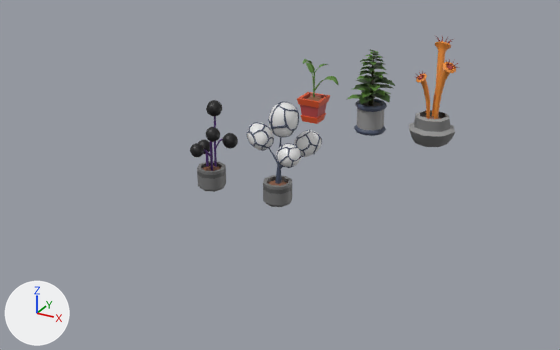
What one commit did to the FBX model Assets/Art/Models/Furniture/Flora/PottedPlants/PottedPlants.fbx.
Before and after are seen from a camera (50 mm lens) standing at (4.32, -8.81, 4.29) and looking at (-0.08, -0.81, 0.29). Lighting does not change. The marker at lower left points along +X, +Y and +Z. Where no turn or scale is listed for an object, it has been applied to the vertices.

In view in the first picture: 'Plant0', 'Plant7', 'Plant9', 'PlantExotic1', 'PlantSapling'.
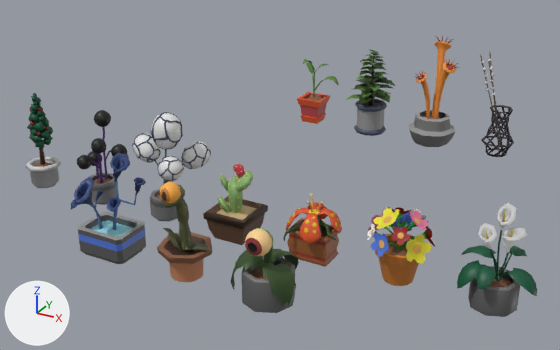
Boxes (x1, y1, x2, y2) around the edits, measured in the pictures (560 x 350 px):
'Plant9', moved: before (246, 102, 322, 207); after (132, 112, 211, 221)
'Plant31', added: after (457, 202, 537, 317)
'Plant19', added: after (71, 153, 146, 264)
'Plant36B', added: after (231, 228, 299, 313)
'Plant15', added: after (367, 207, 435, 286)
'Plant7', moved: before (190, 100, 238, 192); after (77, 110, 127, 205)
'Plant36', added: after (157, 182, 212, 282)
'Plant11', added: after (203, 163, 268, 245)
'Plant14', added (brown): after (283, 193, 342, 267)
'Plant6', added: after (26, 93, 61, 188)
'PlantDecortive1', added: after (480, 52, 514, 157)

The edits, one by one:
Mesh me_plant11 is new.
It has 900 vertices, 744 faces and spans x -0.269..0.282, y -0.269..0.269, z 0.0..0.941.
It uses material mat_palette05 (picture img_palette05_png).
Mesh me_plant31 is new.
It has 733 vertices, 980 faces and spans x -0.383..0.417, y -0.348..0.328, z -0.003..1.086.
It uses material mat_palette05 (picture img_palette05_png).
Mesh me_plant19 is new.
It has 945 vertices, 1337 faces and spans x -0.353..0.304, y -0.384..0.366, z 0.001..1.089.
It uses material mat_palette05 (picture img_palette05_png).
Mesh me_plant36 is new.
It has 366 vertices, 361 faces and spans x -0.292..0.321, y -0.313..0.27, z 0.0..1.145.
It uses material mat_palette05 (picture img_palette05_png).
Mesh me_plant14 is new.
It has 566 vertices, 960 faces and spans x -0.301..0.325, y -0.287..0.297, z 0.002..0.721.
It uses material mat_palette05 (picture img_palette05_png).
Mesh me_plant6 is new.
It has 446 vertices, 351 faces and spans x -0.224..0.224, y -0.224..0.224, z 0.0..1.271.
It uses material mat_palette05 (picture img_palette05_png).
Mesh me_plant15 is new.
It has 759 vertices, 1133 faces and spans x -0.366..0.357, y -0.351..0.36, z 0.001..0.829.
It uses material mat_palette05 (picture img_palette05_png).
Mesh me_plantdecortive1 is new.
It has 434 vertices, 924 faces and spans x -0.387..0.229, y -0.316..0.229, z -0.001..1.441.
It uses material mat_palette05 (picture img_palette05_png).
Mesh me_plant36b is new.
It has 411 vertices, 495 faces and spans x -0.376..0.343, y -0.302..0.379, z 0.002..0.866.
It uses material mat_palette05 (picture img_palette05_png).
Object 'Plant7' (ob_plant7) moves from (-1.0, -1.0, 0.0) to (-2.0, -2.0, 0.0).
Object 'Plant9' (ob_plant9) moves from (-0.001, -1.003, 0.009) to (-1.001, -2.003, 0.009).
Object 'Plant11' (ob_plant11) is new; it shows me_plant11.
Its location is (0.0, -2.0, 0.0).
Object 'Plant31' (ob_plant31) is new; it shows me_plant31.
Its location is (3.0, -2.0, 0.0).
Object 'Plant19' (ob_plant19) is new; it shows me_plant19.
Its location is (-1.0, -3.0, 0.0).
Object 'Plant36' (ob_plant36) is new; it shows me_plant36.
Its location is (0.0, -3.0, 0.0).
Object 'Plant14' (ob_plant14) is new; it shows me_plant14.
Its location is (1.0, -2.0, 0.0).
Object 'Plant6' (ob_plant6) is new; it shows me_plant6.
Its location is (-3.0, -2.0, 0.0).
Object 'Plant15' (ob_plant15) is new; it shows me_plant15.
Its location is (2.0, -2.0, 0.0).
Object 'PlantDecortive1' (ob_plantdecortive1) is new; it shows me_plantdecortive1.
Its location is (2.0, 2.0, 0.0).
Object 'Plant36B' (ob_plant36b) is new; it shows me_plant36b.
Its location is (1.0, -3.0, 0.0).
